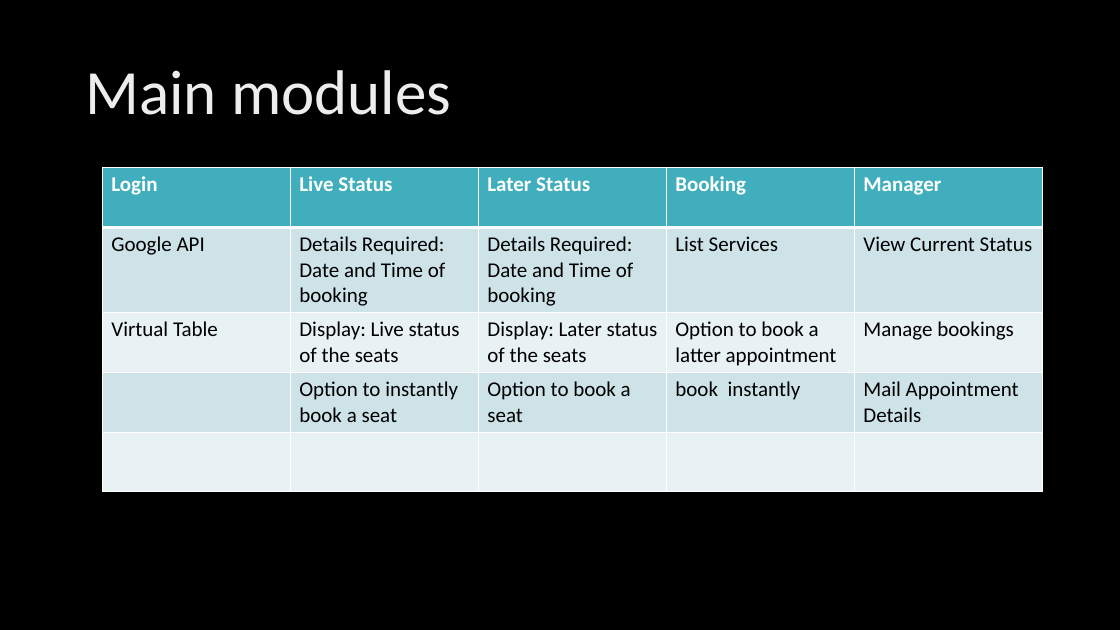
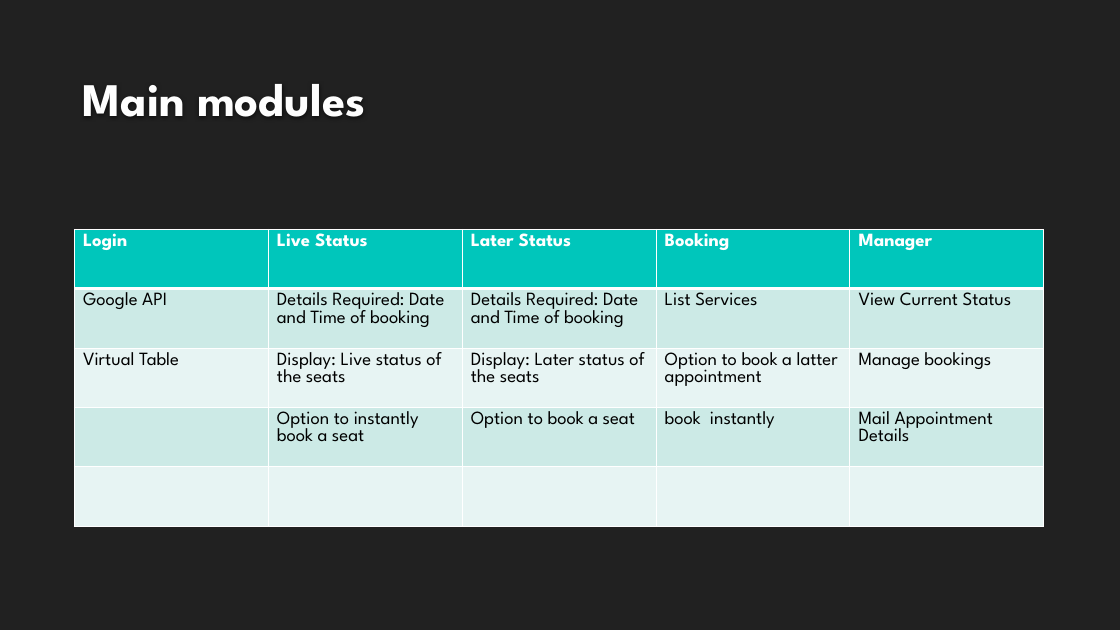
Before and after one commit to HalfMomentum/Belleza, a slide deck: slide 5 of Documentation/BELLZA WEBAPP.pptx. Drawn at 1120x630 pixels with LibreOffice and Linux fonts; fonts in the diff are those of the drawing; background and template pictures are left out. Boxes give left, top, right and bottom in pixels: in the first picture for what was removed or moved away, otherwise in the second. Text is boxed around its words. In the diff, an @@ line names an element or a change of style, - is before the commit and + after.

```diff
--- a/Documentation/BELLZA WEBAPP.pptx
+++ b/Documentation/BELLZA WEBAPP.pptx
@@ background picture (left out) to #212121 @@
@@ title "Main modules": place and size @@
-title "Main modules" at (85,70,451,115)
+title "Main modules" at (83,84,365,117)
@@ title "Main modules" at (83,84,365,117): size 54 to 40 pt, font Calibri to League Spartan, text colour gradient #BFBFBF to #EDEDED to #FFFFFF to #FEFEFE, bold on; line spacing 0.9 to 1; vertical alignment middle to bottom @@
@@ table at (75,229,1045,543) @@
@@ fill #41AEBD to #00C6BB in row 1 @@
@@ fill #CFE3E8 to #CCEAE7 in 10 cells @@
@@ fill #E9F2F4 to #E7F5F3 in 10 cells @@
@@ size 18 to 16 pt, font Calibri to League Spartan @@
@@ table: place and size @@
-table at (103,168,1044,490)
+table at (75,229,1045,543)
```
Also in this commit, not shown: 15 other slides changed, 5 slides added, 6 slides removed, 6 other files.
